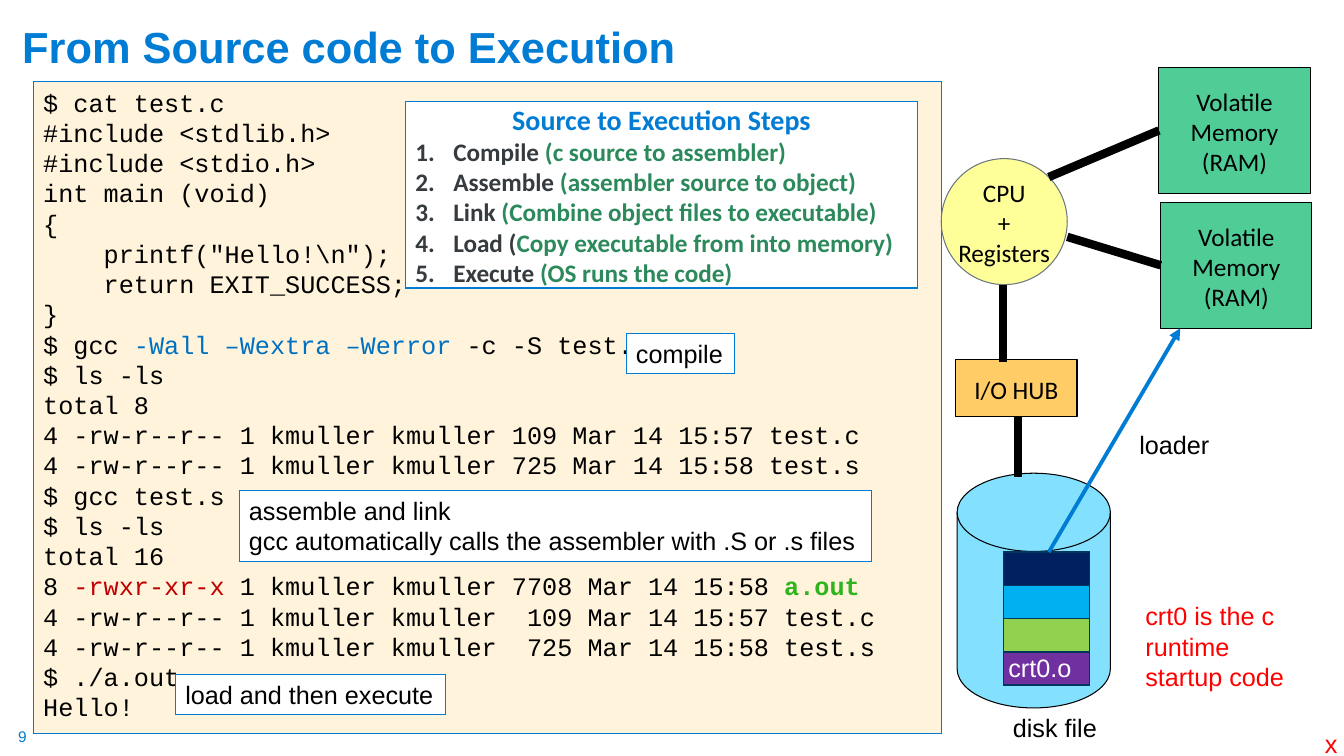
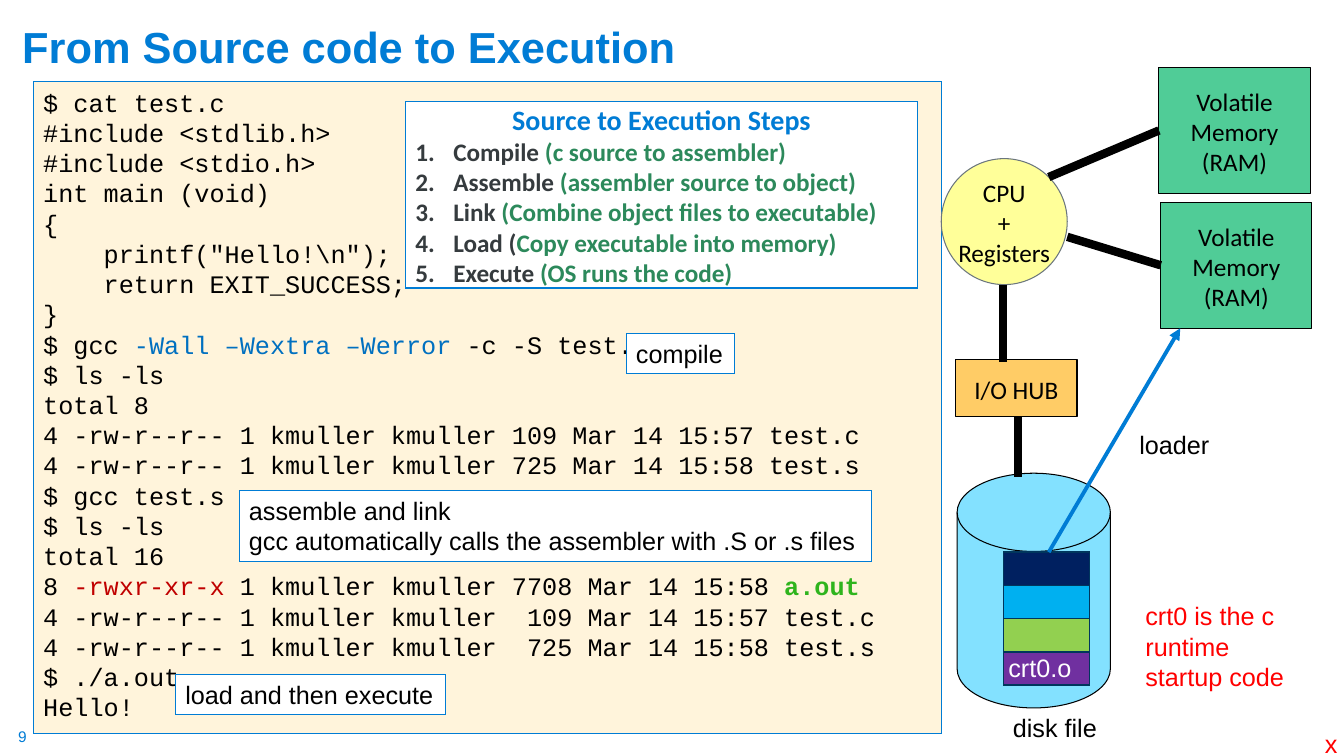
Before and after one commit to cse30-sp24/Muller-Slides, a slide deck: slide 9 of Lecture-2.pptx. Drawn at 1344x756 pixels with LibreOffice and Linux fonts; fonts in the diff are those of the drawing. Boxes give left, top, right and bottom in pixels: in the first picture for what was removed or moved away, otherwise in the second. Text is boxed around its words. In the diff, an @@ line names an element or a change of style, - is before the commit and + after.

```diff
--- a/Lecture-2.pptx
+++ b/Lecture-2.pptx
@@ text in rectangle at (x1=453, y1=233, x2=837, y2=256): text changed @@
-4. Load (Copy executable from into memory)
+4. Load (Copy executable into memory)
```
Also in this commit, not shown: 5 other slides changed, 56 slides removed, 3 other files.
